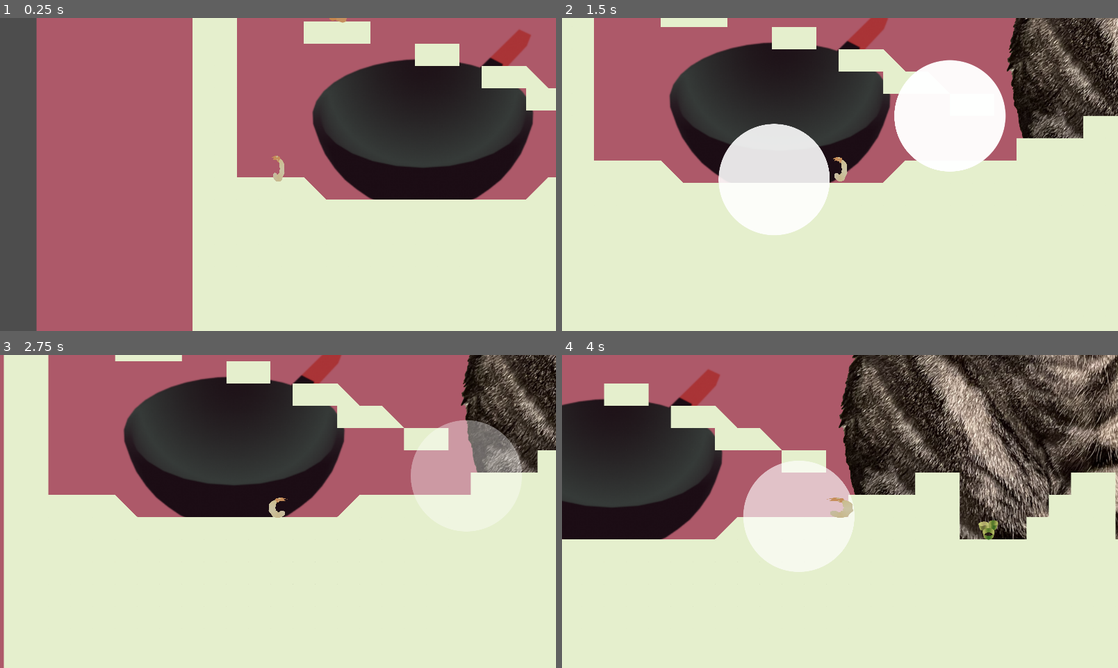
Above: before the commit, frames 1-4 (two rows, left to right).
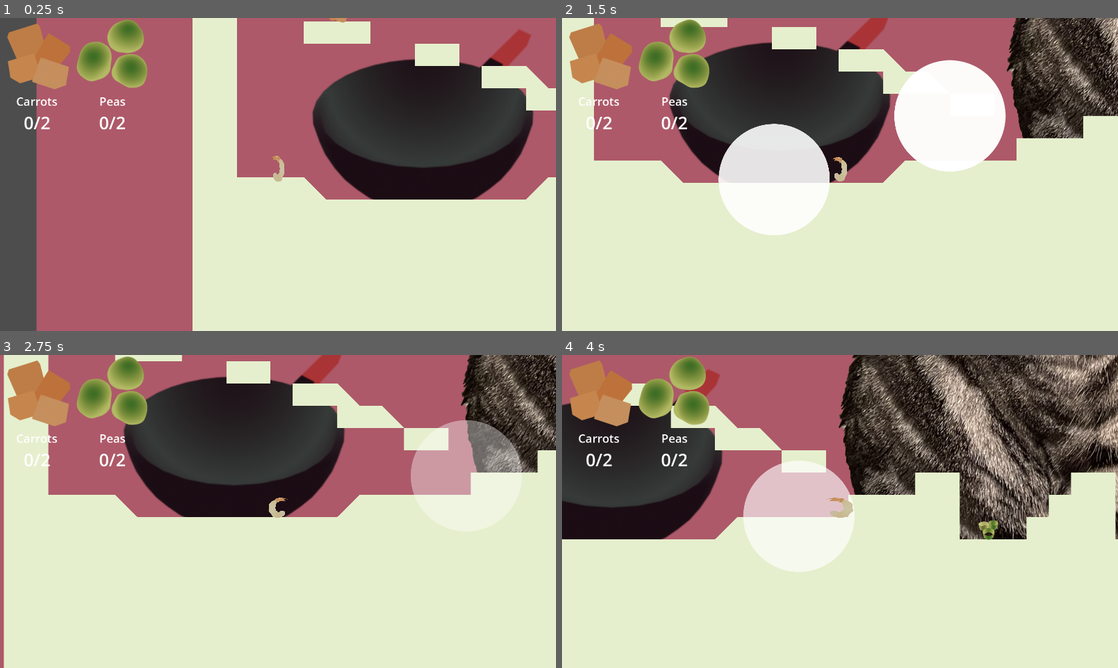
Above: after the commit, the same moments.

Repository: aectias/ShrimpFriedRice
Game: Godot game, scene res://Levels/FinalLevel.tscn
The game is run twice, just before and just after one commit, with the same random seed, the same clock (stepped at 60 frames per second) and the same inputs.
Inputs (mouse positions are in pixels of both pictures, inside the frame that each line leads up to):
- Up to frame 1 (0.25 s): no input
- Up to frame 2 (1.5 s): move the mouse to (962, 158) at 0.52 s; hold Right (ui_right) from 0.53 s (still down); click (962, 158) at 0.6 s; tap Space (jump) at 0.77 s; move the mouse to (728, 190) at 1.27 s; click (728, 190) at 1.35 s
- Up to frame 3 (2.75 s): tap Space (jump) at 1.52 s; move the mouse to (333, 442) at 2.02 s; release Right (ui_right) at 2.03 s; hold Left (ui_left) from 2.03 s (still down); click (333, 442) at 2.1 s
- Up to frame 4 (4 s): move the mouse to (812, 574) at 2.77 s; release Left (ui_left) at 2.78 s; hold Right (ui_right) from 2.78 s (still down); click (812, 574) at 2.85 s; tap Space (jump) at 3.02, 3.77 s; move the mouse to (1006, 558) at 3.52 s; click (1006, 558) at 3.6 s

The runs differ from the first frame. In frame 1, 3.8% of the frame differs, in the area x 1-27%, y 0-36%; in frame 2, 3.8%; in frame 3, 3.7%; in frame 4, 3.8%.

Commit message:
working on hud

Diff:
--- a/2D-LevelDesignMap_01/Levels/FinalLevel.tscn
+++ b/2D-LevelDesignMap_01/Levels/FinalLevel.tscn
@@ -1,18 +1,71 @@
-[gd_scene load_steps=11 format=3 uid="uid://bh7y4xxd52p2p"]
+[gd_scene load_steps=14 format=3 uid="uid://bh7y4xxd52p2p"]
 
 [ext_resource type="Script" path="res://World/World.gd" id="1_dyn6v"]
 [ext_resource type="Texture2D" uid="uid://bd4anjw8tj7kh" path="res://Art/Wok.png" id="2_1ii06"]
 [ext_resource type="Texture2D" uid="uid://b0xsayp8cbh4d" path="res://Art/Buddy.png" id="2_2jvv5"]
 [ext_resource type="PackedScene" uid="uid://cvboky6pqlyk0" path="res://Player/Player.tscn" id="2_tsdo3"]
+[ext_resource type="Texture2D" uid="uid://xq46gqfyaaox" path="res://Art/Carrots.png" id="2_uslou"]
+[ext_resource type="Texture2D" uid="uid://bdcc7nhpk5e02" path="res://Art/Peas.png" id="3_polco"]
 [ext_resource type="PackedScene" uid="uid://dxeva15lnv7wm" path="res://Platforms/TileMap.tscn" id="3_rgcws"]
 [ext_resource type="PackedScene" uid="uid://dbtvj2v1d5pi4" path="res://Collectibles/Carrots.tscn" id="5_7hqkc"]
 [ext_resource type="PackedScene" uid="uid://c6mehdilikuyg" path="res://GridBase.tscn" id="5_7nq3a"]
 [ext_resource type="PackedScene" uid="uid://qloe28slxy84" path="res://Collectibles/GreenOnions.tscn" id="6_fvd5n"]
 [ext_resource type="PackedScene" uid="uid://dmrppi1ebg03x" path="res://Collectibles/Peas.tscn" id="7_ixn0d"]
 [ext_resource type="PackedScene" uid="uid://vvavyg2784qc" path="res://Collectibles/Tomato.tscn" id="8_xu7of"]
+[ext_resource type="PackedScene" uid="uid://bt5c2018t4574" path="res://Collectibles/Rice.tscn" id="12_b2h4y"]
 
 [node name="Node2D" type="Node2D"]
 script = ExtResource("1_dyn6v")
+
+[node name="CanvasLayer" type="CanvasLayer" parent="."]
+
+[node name="HBoxContainer" type="HBoxContainer" parent="CanvasLayer"]
+offset_right = 520.0
+offset_bottom = 402.0
+
+[node name="hud-carrots" type="VBoxContainer" parent="CanvasLayer/HBoxContainer"]
+layout_mode = 2
+size_flags_horizontal = 0
+size_flags_vertical = 4
+
+[node name="TextureRect" type="TextureRect" parent="CanvasLayer/HBoxContainer/hud-carrots"]
+layout_mode = 2
+size_flags_horizontal = 0
+texture = ExtResource("2_uslou")
+
+[node name="name" type="Label" parent="CanvasLayer/HBoxContainer/hud-carrots"]
+layout_mode = 2
+theme_override_font_sizes/font_size = 40
+text = "Carrots"
+horizontal_alignment = 1
+
+[node name="count" type="Label" parent="CanvasLayer/HBoxContainer/hud-carrots"]
+layout_mode = 2
+theme_override_font_sizes/font_size = 60
+text = "0/2"
+horizontal_alignment = 1
+
+[node name="hud-peas" type="VBoxContainer" parent="CanvasLayer/HBoxContainer"]
+layout_mode = 2
+size_flags_horizontal = 0
+size_flags_vertical = 4
+
+[node name="TextureRect" type="TextureRect" parent="CanvasLayer/HBoxContainer/hud-peas"]
+layout_mode = 2
+size_flags_horizontal = 0
+texture = ExtResource("3_polco")
+
+[node name="name" type="Label" parent="CanvasLayer/HBoxContainer/hud-peas"]
+layout_mode = 2
+theme_override_font_sizes/font_size = 40
+text = "Peas"
+horizontal_alignment = 1
+
+[node name="count" type="Label" parent="CanvasLayer/HBoxContainer/hud-peas"]
+layout_mode = 2
+theme_override_font_sizes/font_size = 60
+text = "0/2"
+horizontal_alignment = 1
 
 [node name="Background" type="ColorRect" parent="."]
 offset_left = -9409.0
@@ -120,5 +173,8 @@
 [node name="Peas5" parent="." instance=ExtResource("7_ixn0d")]
 position = Vector2(-2950, 2594)
 
-[node name="Carrots5" parent="." instance=ExtResource("5_7hqkc")]
-position = Vector2(-7058, 2919)
+[node name="Carrots5" parent="." instance=ExtResource("12_b2h4y")]
+position = Vector2(-7064, 2917)
+
+[node name="Carrots6" parent="." instance=ExtResource("12_b2h4y")]
+position = Vector2(-4649, 4389)
